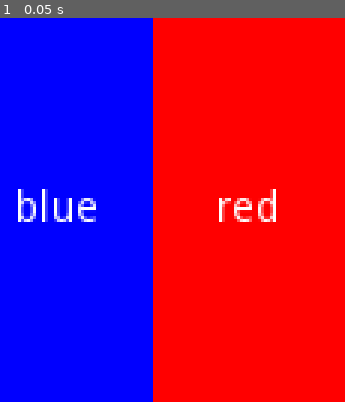
Above: before the commit, frame 1.
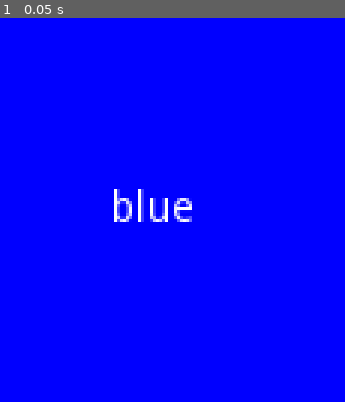
Above: after the commit, the same moment.

Repository: theowiik/godolors
Game: Godot game, scene res://scenes/Main.tscn
Same seed, same stepped clock (60 frames per second), same inputs: the game is played once before the commit and once after it.
Inputs:
- Up to frame 1 (0.05 s): no input

The runs differ from the first frame. In frame 1, 57% of the frame differs, in the area x 5-100%, y 0-100%.

Commit message:
Create skeleton for reading colors from file

Diff:
--- a/project.godot
+++ b/project.godot
@@ -13,9 +13,15 @@
 "class": "ColorCard",
 "language": "GDScript",
 "path": "res://scripts/color_card.gd"
+}, {
+"base": "Node",
+"class": "ColorFileReader",
+"language": "GDScript",
+"path": "res://scripts/color_file_reader.gd"
 } ]
 _global_script_class_icons={
-"ColorCard": ""
+"ColorCard": "",
+"ColorFileReader": ""
 }
 
 [application]
--- a/scenes/Main.tscn
+++ b/scenes/Main.tscn
@@ -1,6 +1,7 @@
-[gd_scene load_steps=2 format=2]
+[gd_scene load_steps=3 format=2]
 
 [ext_resource path="res://scripts/main.gd" type="Script" id=1]
+[ext_resource path="res://scripts/color_file_reader.gd" type="Script" id=2]
 
 [node name="Main" type="Node2D"]
 script = ExtResource( 1 )
@@ -13,3 +14,6 @@
 __meta__ = {
 "_edit_use_anchors_": false
 }
+
+[node name="ColorFileReader" type="Node" parent="."]
+script = ExtResource( 2 )
--- /dev/null
+++ b/scripts/color_file_reader.gd
@@ -0,0 +1,20 @@
+extends Node
+class_name ColorFileReader
+
+const file_name: String = "colors.txt"
+
+func get_colors() -> Dictionary:
+  var output: Dictionary = {}
+
+  var file: File = File.new()
+  assert(file.file_exists(file_name))
+  file.open(file_name, File.READ)
+
+  while not file.eof_reached():
+    var line: String = file.get_line()
+
+  file.close()
+
+  output["blue"] = "#0000ff"
+
+  return output
--- a/scripts/main.gd
+++ b/scripts/main.gd
@@ -2,8 +2,9 @@
 
 onready var card_container: GridContainer = $CardContainer
 onready var color_card: PackedScene = preload("res://scenes/ColorCard.tscn")
+onready var color_file_reader: ColorFileReader = $ColorFileReader
 const COLUMNS: int = 4
-const CARD_WIDTH: int = 64
+const CARD_WIDTH: int = 128
 const CARD_HEIGHT: int = 128
 
 func _ready():
@@ -11,11 +12,11 @@
   add_cards(dic)
   set_columns(COLUMNS)
 
-func _process(delta):
+func _process(_delta):
   set_window_size() # should not be here :), but I am probably not gonna fix it
 
 func get_color_hex_dic() -> Dictionary:
-  return {"blue": "#0000ff", "red": "#ff0000"}
+  return color_file_reader.get_colors()
 
 func add_cards(colors: Dictionary) -> void:
   for key in colors.keys():
Not shown, added: colors.txt
